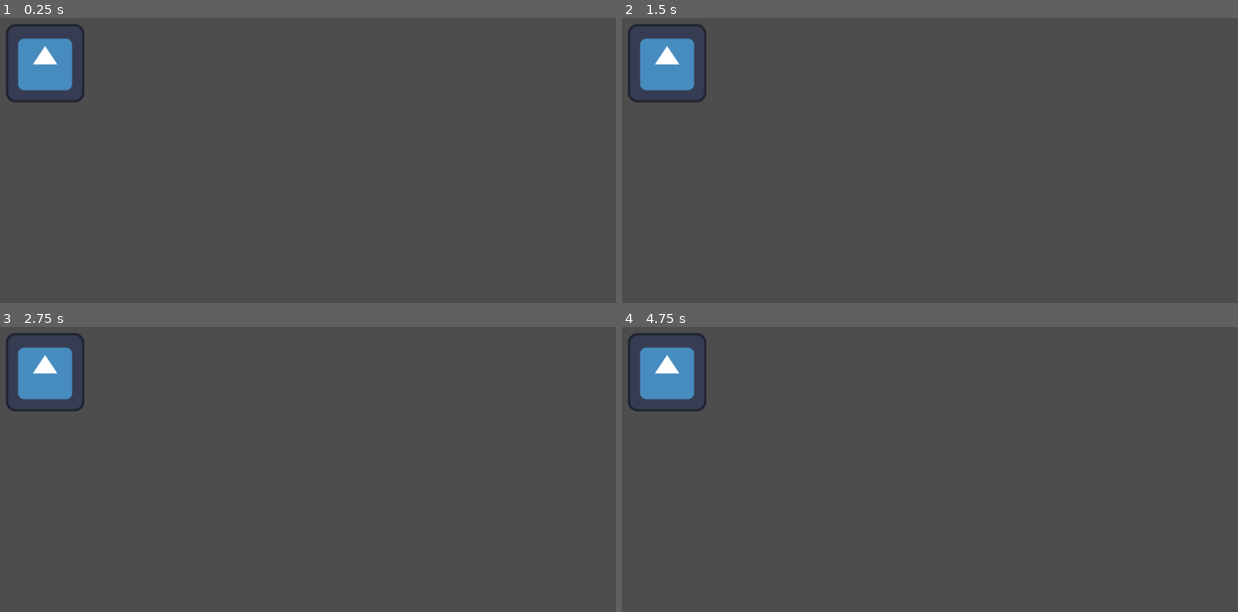
Above: before the commit, frames 1-4 (two rows, left to right).
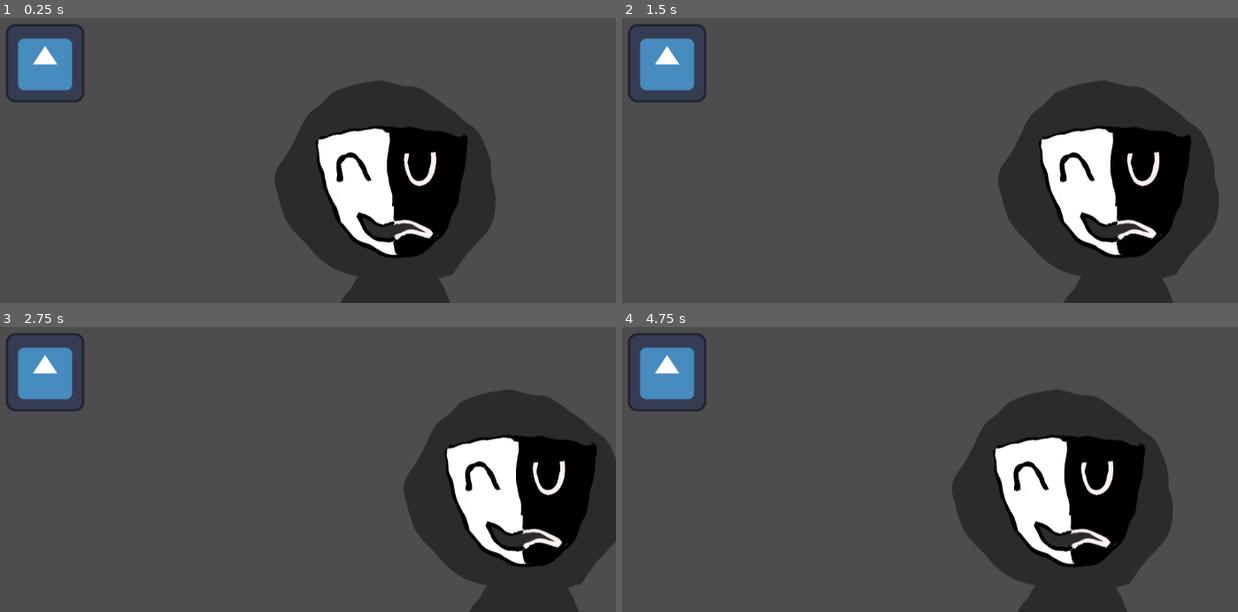
Above: after the commit, the same moments.

Repository: razzius/Masks2026
Game: Godot game, scene res://index.tscn
Same seed, same stepped clock (60 frames per second), same inputs: the game is played once before the commit and once after it. Before the commit the project has no main scene; this scene is started directly in both runs. The engine's default icon, where the game draws it, is replaced by a stand-in: a white triangle on a blue panel in a dark square.
Inputs:
- Up to frame 1 (0.25 s): no input
- Up to frame 2 (1.5 s): tap Enter (ui_accept) at 0.5, 0.6, 0.77, 1.07, 1.35 s; hold Right (ui_right) 0.53-1.28 s; hold Left (ui_left) from 1.28 s (still down)
- Up to frame 3 (2.75 s): tap Enter (ui_accept) at 1.52, 1.82, 2.1 s; release Left (ui_left) at 2.03 s; hold Right (ui_right) from 2.03 s (still down)
- Up to frame 4 (4.75 s): tap Enter (ui_accept) at 2.85, 3.02, 3.32, 3.6, 3.77, 4.07, 4.35, 4.52 s; release Right (ui_right) at 3.53 s; hold Left (ui_left) from 3.53 s (still down)

The runs differ from the first frame. In frame 1, 20% of the frame differs, in the area x 44-81%, y 22-100%; in frame 2, 20%, in the area x 61-97%, y 22-100%; in frame 3, 20%; in frame 4, 20%.

Commit message:
Janky left right player with gravity commented out

Diff:
--- /dev/null
+++ b/character_body_2d.gd
@@ -0,0 +1,25 @@
+extends CharacterBody2D
+
+
+const SPEED = 300.0
+const JUMP_VELOCITY = -400.0
+
+
+func _physics_process(delta: float) -> void:
+	# Add the gravity.
+	#if not is_on_floor():
+		#velocity += get_gravity() * delta
+
+	# Handle jump.
+	#if Input.is_action_just_pressed("ui_accept") and is_on_floor():
+		#velocity.y = JUMP_VELOCITY
+
+	# Get the input direction and handle the movement/deceleration.
+	# As good practice, you should replace UI actions with custom gameplay actions.
+	var direction := Input.get_axis("ui_left", "ui_right")
+	if direction:
+		velocity.x = direction * SPEED
+	else:
+		velocity.x = move_toward(velocity.x, 0, SPEED)
+
+	move_and_slide()
--- a/index.tscn
+++ b/index.tscn
@@ -1,9 +1,21 @@
 [gd_scene format=3 uid="uid://bjovjvbld2etv"]
 
 [ext_resource type="Texture2D" uid="uid://4q335xxs2p" path="res://icon.svg" id="1_356j3"]
+[ext_resource type="Script" uid="uid://bi54f1idcojek" path="res://character_body_2d.gd" id="2_3bfj3"]
+[ext_resource type="Texture2D" uid="uid://dgit6v606cl47" path="res://maskcharacter.png" id="2_mbj17"]
 
 [node name="Node2D" type="Node2D" unique_id=2111431040]
 
 [node name="Icon" type="Sprite2D" parent="." unique_id=790878252]
 position = Vector2(222, 257)
 texture = ExtResource("1_356j3")
+
+[node name="CharacterBody2D" type="CharacterBody2D" parent="." unique_id=808142691]
+motion_mode = 1
+script = ExtResource("2_3bfj3")
+
+[node name="CollisionShape2D" type="CollisionShape2D" parent="CharacterBody2D" unique_id=1095399518]
+
+[node name="Maskcharacter" type="Sprite2D" parent="CharacterBody2D" unique_id=1446319320]
+position = Vector2(777, 635)
+texture = ExtResource("2_mbj17")
--- /dev/null
+++ b/maskcharacter.gd
@@ -0,0 +1,29 @@
+extends Sprite2D
+
+
+# Called when the node enters the scene tree for the first time.
+func _ready() -> void:
+	pass # Replace with function body.
+
+
+# Called every frame. 'delta' is the elapsed time since the previous frame.
+func _process(delta) -> void:
+	if Input.is_action_pressed("Right"):
+		print("HIIIIIII")
+
+func _physics_process(delta: float) -> void:
+	var direction = Vector3.ZERO
+
+	# We check for each move input and update the direction accordingly.
+	if Input.is_action_pressed("Right"):
+		direction.x += 1
+	if Input.is_action_pressed("move_left"):
+		direction.x -= 1
+	if Input.is_action_pressed("move_back"):
+		# Notice how we are working with the vector's x and z axes.
+		# In 3D, the XZ plane is the ground plane.
+		direction.z += 1
+	if Input.is_action_pressed("move_forward"):
+		direction.z -= 1
+
+	move_and_slide()
--- a/project.godot
+++ b/project.godot
@@ -1,10 +1,27 @@
+; Engine configuration file.
+; It's best edited using the editor UI and not directly,
+; since the parameters that go here are not all obvious.
+;
+; Format:
+;   [section] ; section goes between []
+;   param=value ; assign values to parameters
+
 config_version=5
 
 [application]
 
 config/name="Masks2026"
+run/main_scene="uid://bjovjvbld2etv"
 config/features=PackedStringArray("4.6", "GL Compatibility")
 config/icon="res://icon.svg"
+
+[input]
+
+Right={
+"deadzone": 0.2,
+"events": [Object(InputEventKey,"resource_local_to_scene":false,"resource_name":"","device":0,"window_id":0,"alt_pressed":false,"shift_pressed":false,"ctrl_pressed":false,"meta_pressed":false,"pressed":false,"keycode":0,"physical_keycode":4194321,"key_label":0,"unicode":0,"location":0,"echo":false,"script":null)
+]
+}
 
 [physics]
 
Not shown, added: character_body_2d.gd.uid
Not shown, added: maskcharacter.gd.uid
Binary file added: maskcharacter.png
Not shown, added: maskcharacter.png.import
